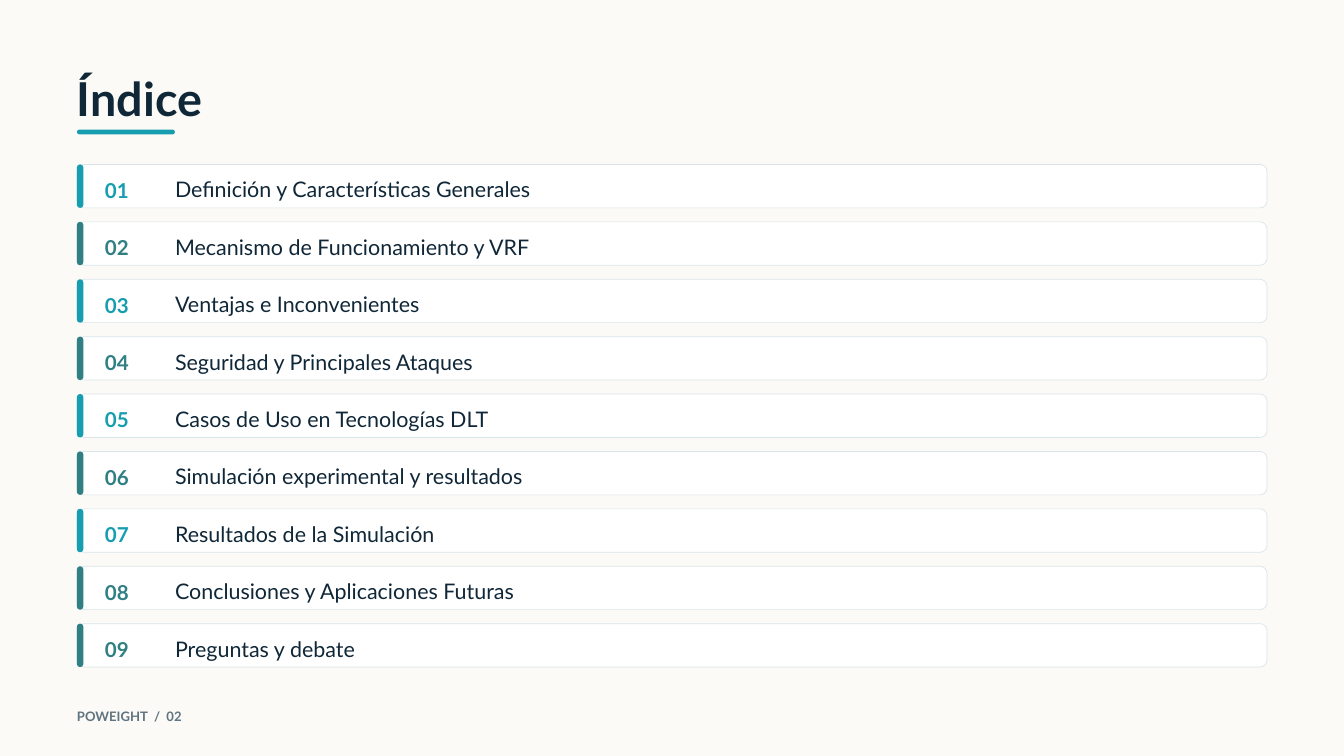
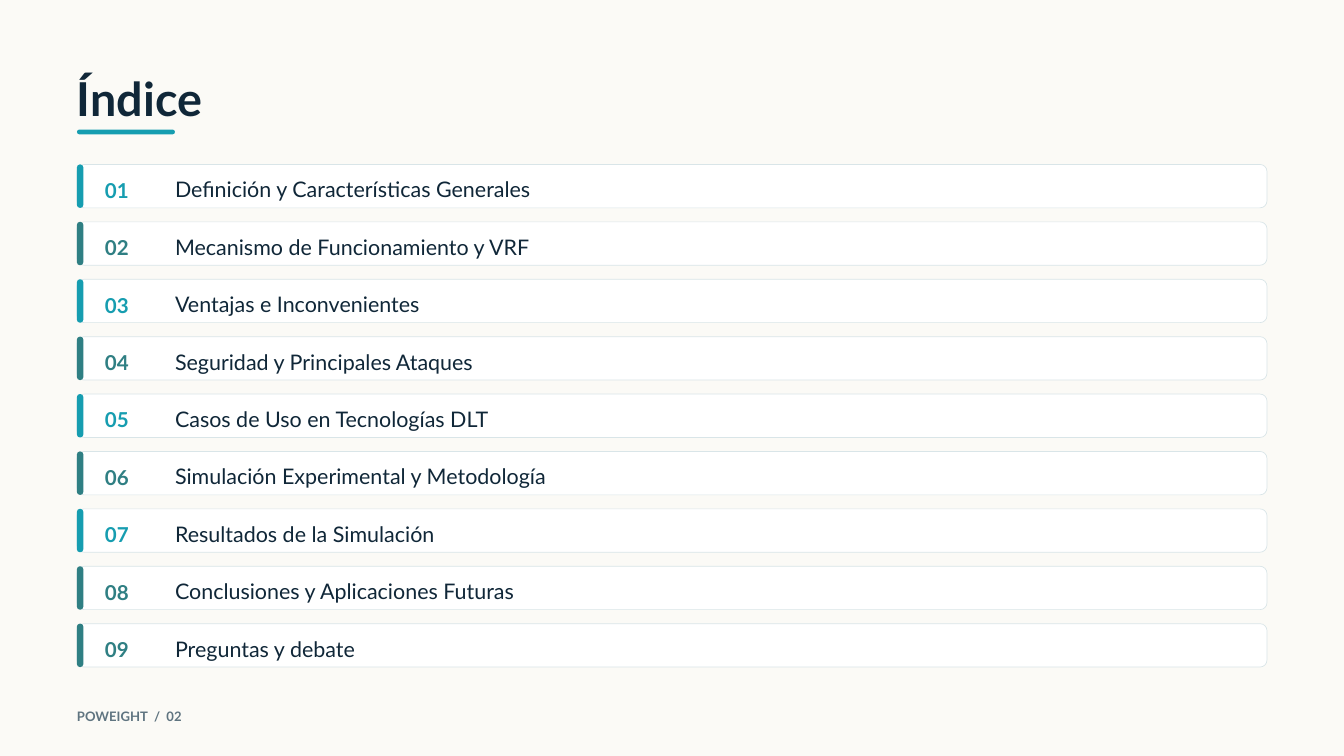
Before and after one commit to MiguelMrtnzLpz/BC, a slide deck: slide 2 of Presentaciones/1 Protocolos de consenso/Proof of Weight.pptx. Drawn at 1344x756 pixels with LibreOffice and Linux fonts; fonts in the diff are those of the drawing. Boxes give left, top, right and bottom in pixels: in the first picture for what was removed or moved away, otherwise in the second. Text is boxed around its words. In the diff, an @@ line names an element or a change of style, - is before the commit and + after.

```diff
--- a/Presentaciones/1 Protocolos de consenso/Proof of Weight.pptx
+++ b/Presentaciones/1 Protocolos de consenso/Proof of Weight.pptx
@@ text at (175, 468, 546, 488): text changed @@
-Simulación experimental y resultados
+Simulación Experimental y Metodología
```
Also in this commit, not shown: 1 other slide changed.
